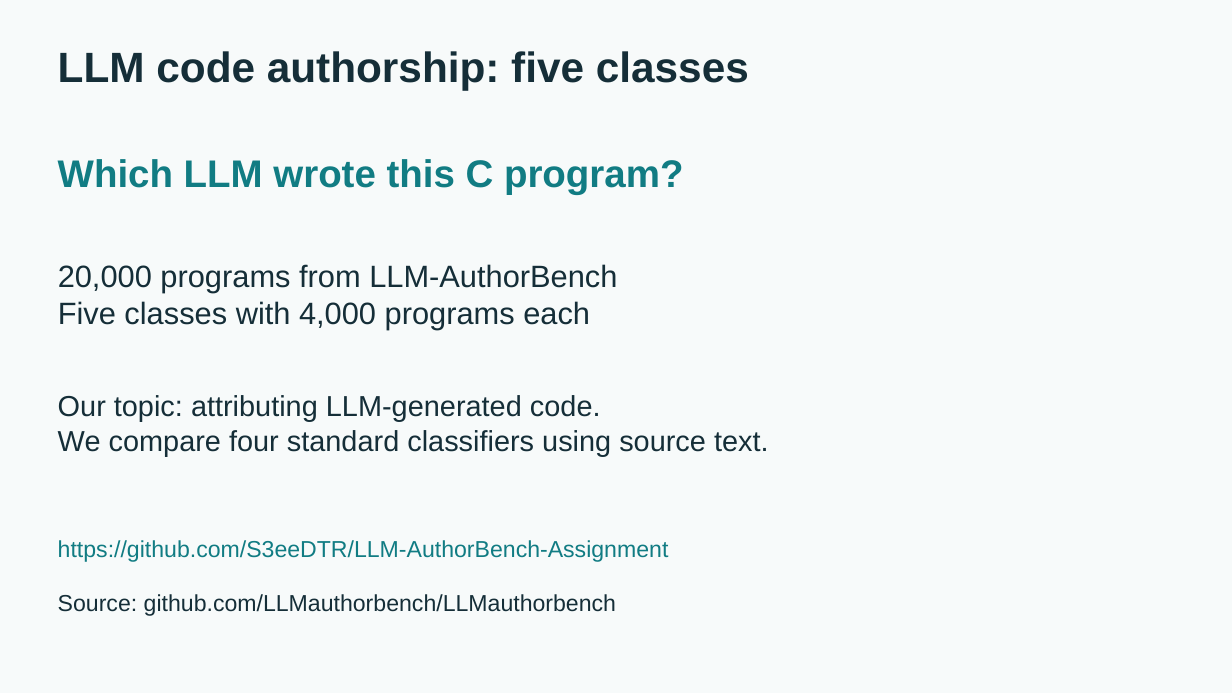
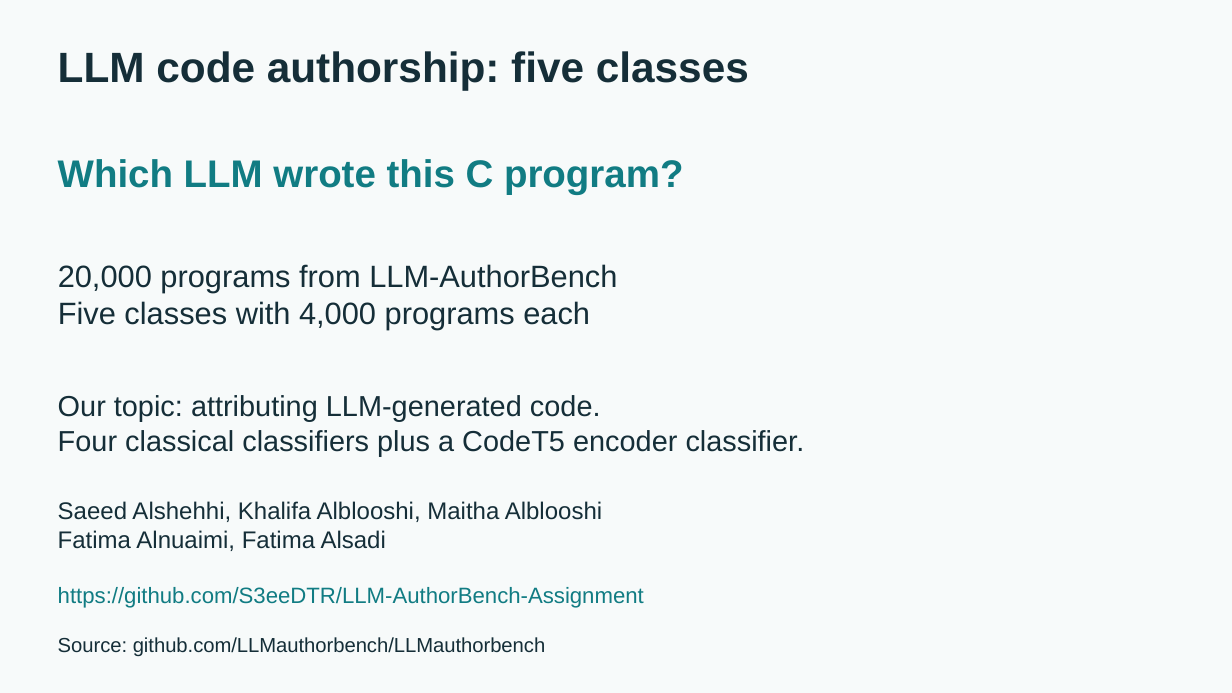
Before and after one commit to S3eeDTR/LLM-AuthorBench-Assignment, a slide deck: slide 1 of submission/Assignment.pptx. Drawn at 1232x693 pixels with LibreOffice and Linux fonts; fonts in the diff are those of the drawing. Boxes give left, top, right and bottom in pixels: in the first picture for what was removed or moved away, otherwise in the second. Text is boxed around its words. In the diff, an @@ line names an element or a change of style, - is before the commit and + after.

```diff
--- a/submission/Assignment.pptx
+++ b/submission/Assignment.pptx
@@ text at bbox=[58, 430, 805, 456]: text changed @@
-We compare four standard classifiers using source text.
+Four classical classifiers plus a CodeT5 encoder classifier.
@@ text added at bbox=[58, 501, 602, 551], 18.8 pt, text #152E38 @@
+Saeed Alshehhi, Khalifa Alblooshi, Maitha Alblooshi
+Fatima Alnuaimi, Fatima Alsadi
@@ text "https://github.com/S3eeDTR/LLM-AuthorBench-Assignment": place and size @@
-text "https://github.com/S3eeDTR/LLM-AuthorBench-Assignment" at bbox=[58, 540, 669, 562]
+text "https://github.com/S3eeDTR/LLM-AuthorBench-Assignment" at bbox=[58, 587, 644, 608]
@@ text "https://github.com/S3eeDTR/LLM-AuthorBench-Assignment" at bbox=[58, 587, 644, 608]: size 18 to 17.2 pt @@
@@ text "Source: github.com/LLMauthorbench/LLMauthorbench": place and size @@
-text "Source: github.com/LLMauthorbench/LLMauthorbench" at bbox=[58, 594, 616, 616]
+text "Source: github.com/LLMauthorbench/LLMauthorbench" at bbox=[58, 637, 546, 656]
@@ text "Source: github.com/LLMauthorbench/LLMauthorbench" at bbox=[58, 637, 546, 656]: size 18 to 15.8 pt @@
```
Also in this commit, not shown: 1 other slide changed, 1 other file.
